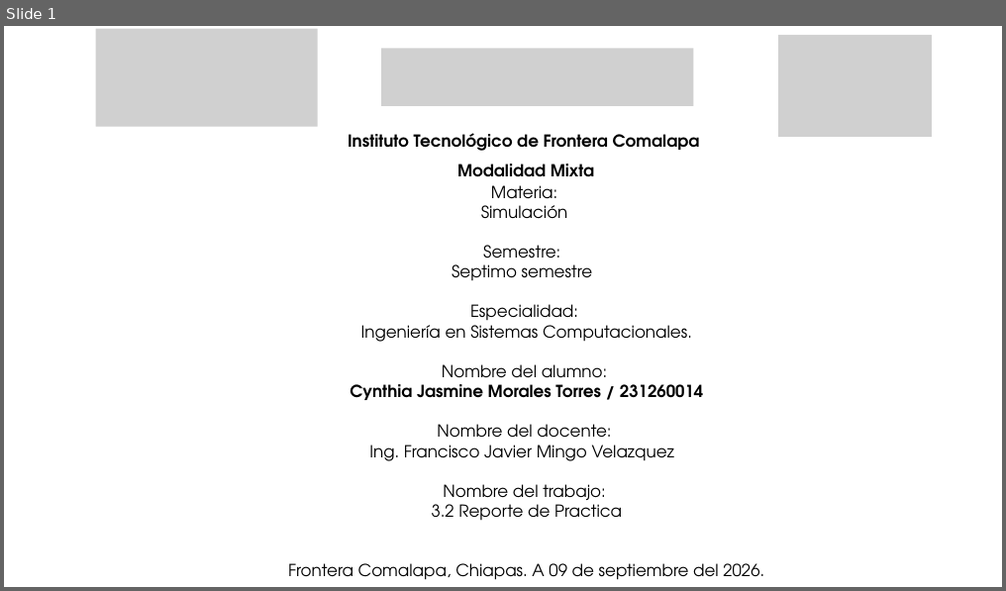
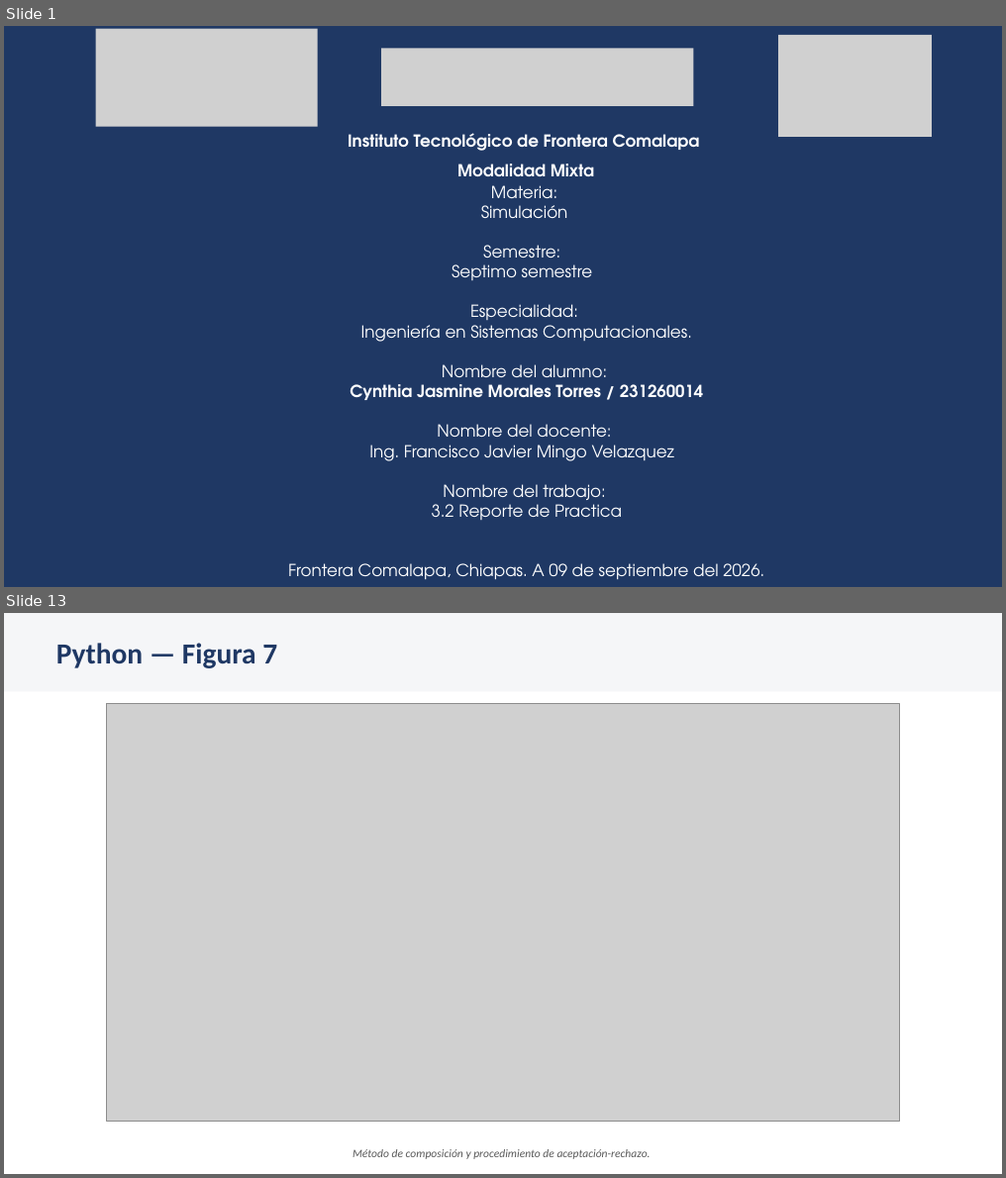
Before and after one commit to Cynthia21Morales/SIMULACION_CynthiaJasmineMT, a slide deck: SIM-Tema-3/Actividad 3.2 Reporte de Practica_CynthiaMorales_SIM_7ISCM.pptx. Shown one above the other, each under a label of ours: slide 1 before the commit, slides 1 and 13 after it; the slides between them are not shown. The pictures are 1006x591 and 1006x1178 pixels, drawn with LibreOffice and Linux fonts; fonts in the diff are those of the drawing; grey boxes stand for pictures. Boxes give left, top, right and bottom in pixels: in the first picture for what was removed or moved away, otherwise in the second. Text is boxed around its words. In the diff, an @@ line names an element or a change of style, - is before the commit and + after.

```diff
--- a/SIM-Tema-3/Actividad 3.2 Reporte de Practica_CynthiaMorales_SIM_7ISCM.pptx
+++ b/SIM-Tema-3/Actividad 3.2 Reporte de Practica_CynthiaMorales_SIM_7ISCM.pptx
@@ slide 13 added at (4,613,1002,1174), background #FFFFFF @@
@@ rectangle added at (4,613,1002,691), fill #F5F6F8 @@
@@ text added at (56,643,277,668), 28 pt, text #1F3864, bold @@
+Python — Figura 7
@@ picture added at (106,703,899,1121) @@
@@ text added at (352,1150,650,1159), 11 pt, text #595959, italic @@
+Método de composición y procedimiento de aceptación-rechazo.
@@ slide 1 changed as well @@
@@ background #FFFFFF to #1F3864 @@
@@ text "Instituto Tecnológico de Frontera Comalapa" at (348,133,700,176): text colour #000000 to #FFFFFF @@
@@ text "Materia:" at (288,185,764,580): text colour #000000 to #FFFFFF @@
```
Also in this commit, not shown: 18 other slides added, 20 slides removed, 1 other file.
